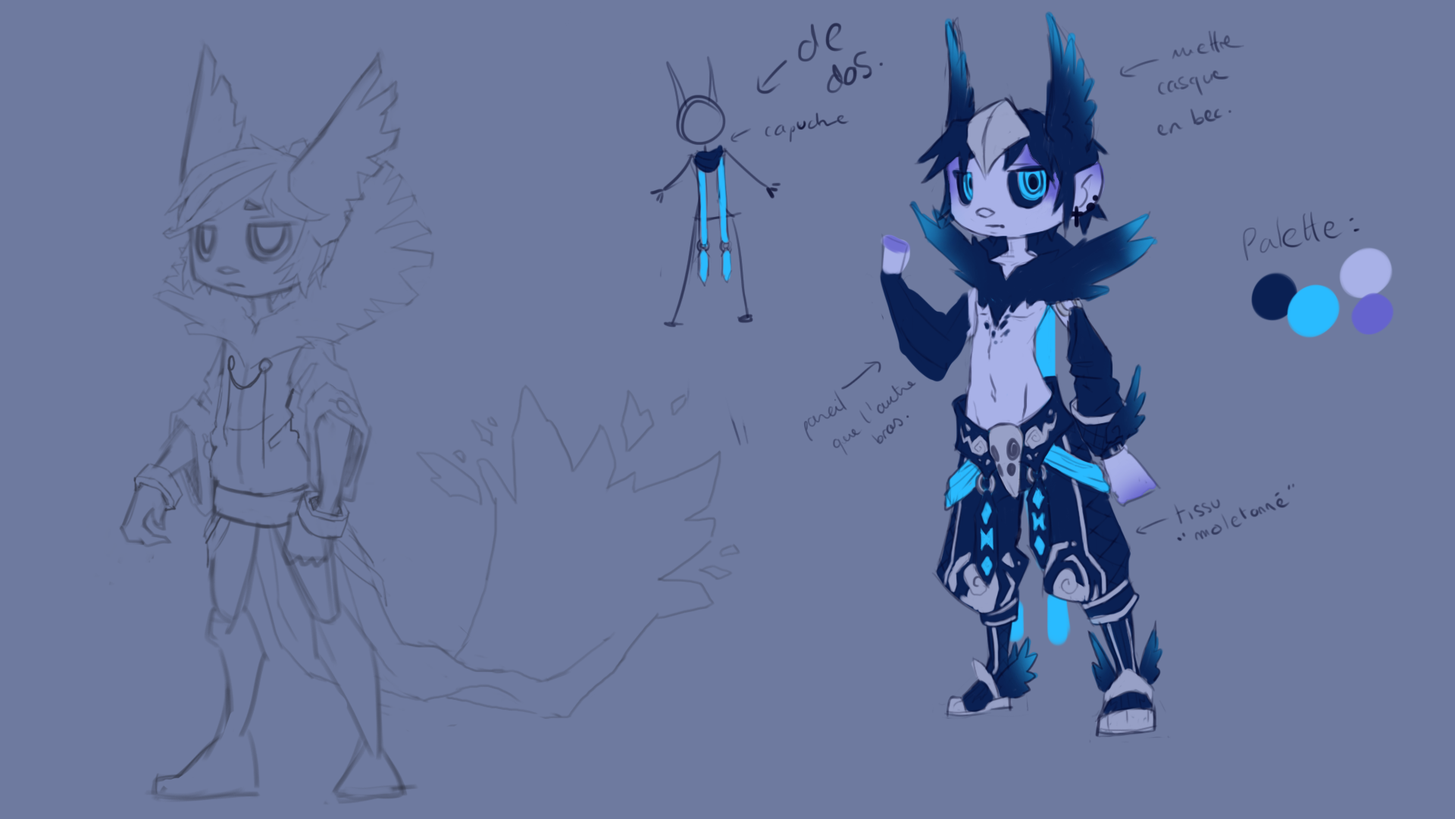
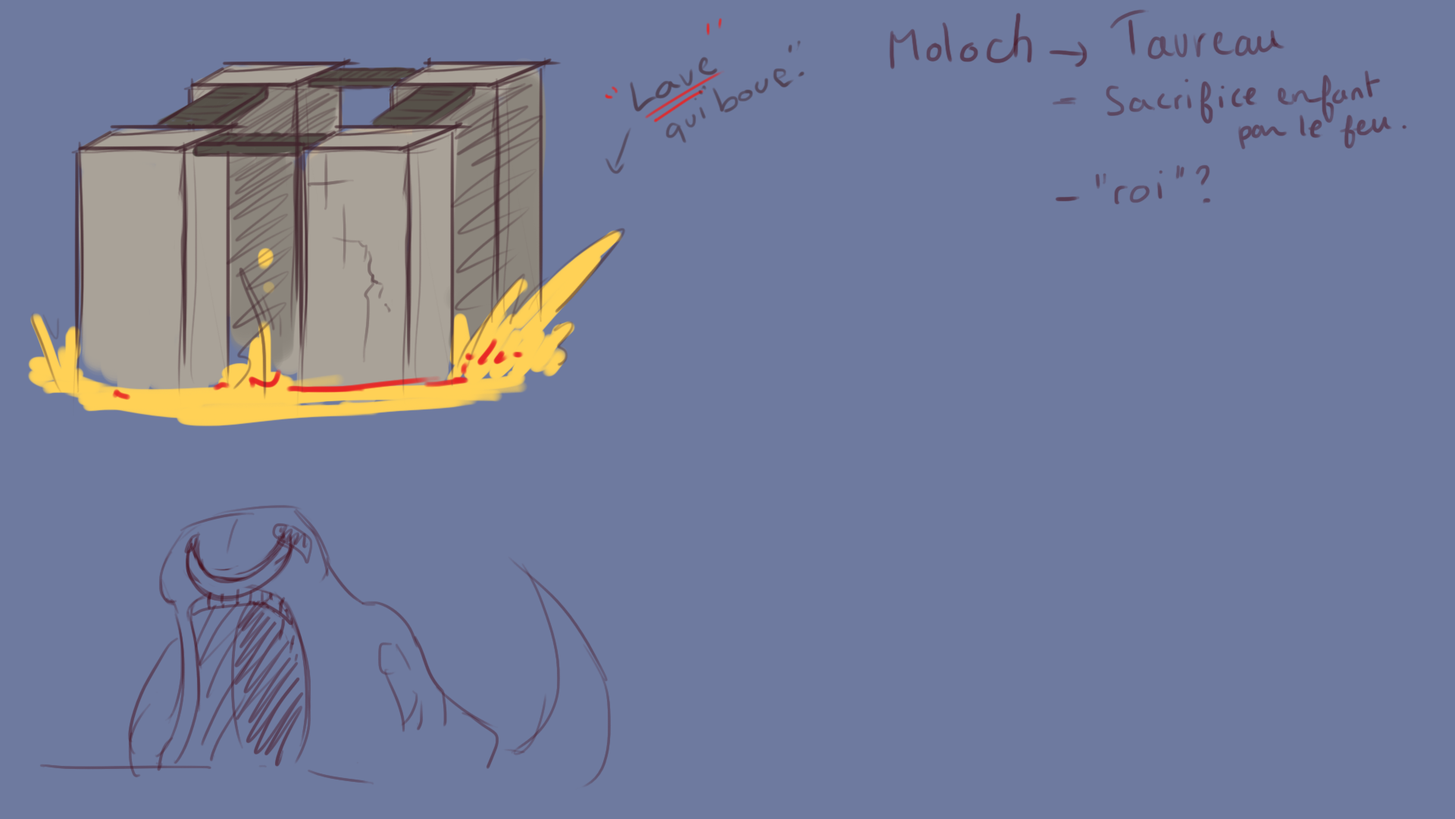
Before/after of a 1455 x 819 layered artwork. What changed in the layer stack:
added layer "mapb" above "Calque 5" over [30, 9, 1408, 790]
added layer "Calque 5" above "Calque 1" over [27, 17, 727, 427]
hid "Calque 1" over [86, 9, 1394, 805]
hid "Calque 4" over [951, 163, 1058, 223]
hid "Calque 3" over [692, 10, 1346, 735]
